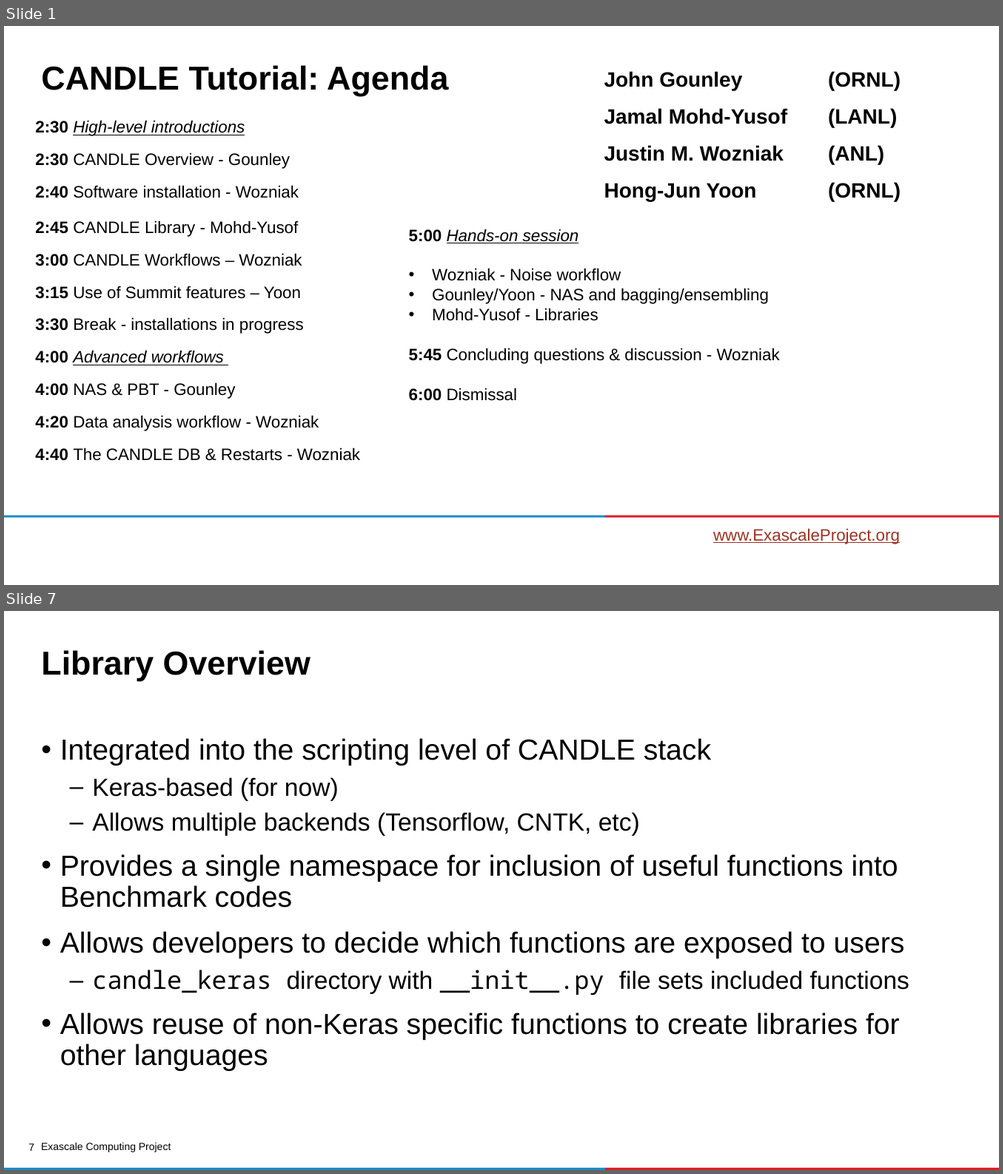
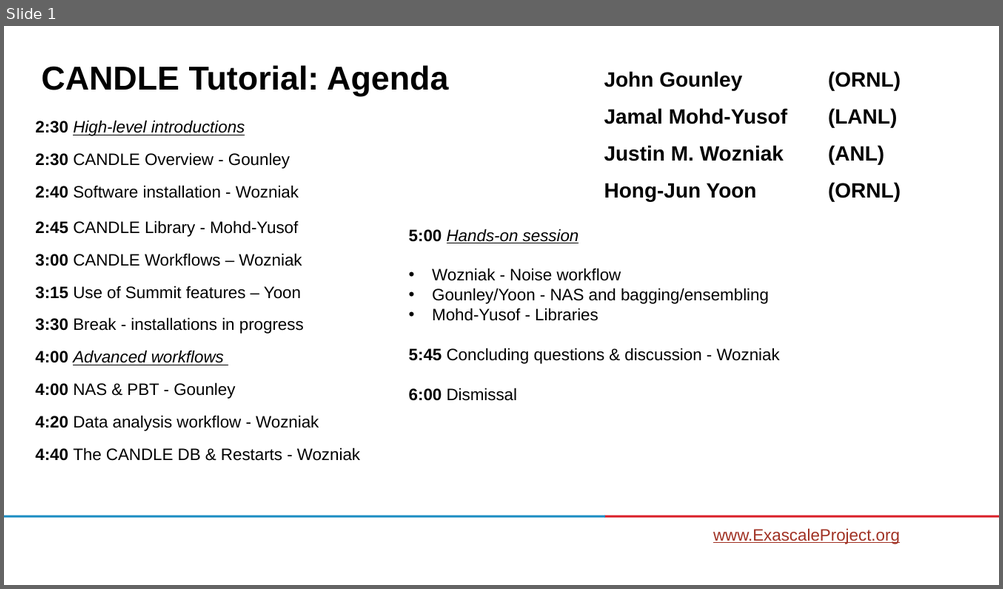
Before and after one commit to ECP-CANDLE/Tutorials, a slide deck: 2020/ECP/slides/00-agenda.pptx. Shown one above the other, each under a label of ours: slides 1 and 7 before the commit, slide 1 after it; the slides between them are not shown. The pictures are 1003x1174 and 1003x589 pixels, drawn with LibreOffice and Linux fonts; fonts in the diff are those of the drawing; background and template pictures are left out. Boxes give left, top, right and bottom in pixels: in the first picture for what was removed or moved away, otherwise in the second. Text is boxed around its words. In the diff, an @@ line names an element or a change of style, - is before the commit and + after.

```diff
--- a/2020/ECP/slides/00-agenda.pptx
+++ b/2020/ECP/slides/00-agenda.pptx
@@ slide 7 removed at bbox=[4, 611, 999, 1170], background #FFFFFF @@
@@ title removed at bbox=[41, 650, 310, 681] @@
-Library Overview
@@ text removed at bbox=[60, 738, 909, 1071] @@
-• Integrated into the scripting level of CANDLE stack
-  – Keras-based (for now)
-  – Allows multiple backends (Tensorflow, CNTK, etc)
-• Provides a single namespace for inclusion of useful functions into Benchmark codes
-• Allows developers to decide which functions are exposed to users
-  – candle_keras directory with __init__.py file sets included functions
-• Allows reuse of non-Keras specific functions to create libraries for other languages
@@ text removed at bbox=[41, 1143, 170, 1153] @@
-Exascale Computing Project
@@ page number removed at bbox=[28, 1144, 34, 1151] @@
-7
@@ rectangle removed at bbox=[4, 1168, 605, 1170] @@
@@ rectangle removed at bbox=[605, 1168, 999, 1170] @@
```
Also in this commit, not shown: 15 other slides removed.
